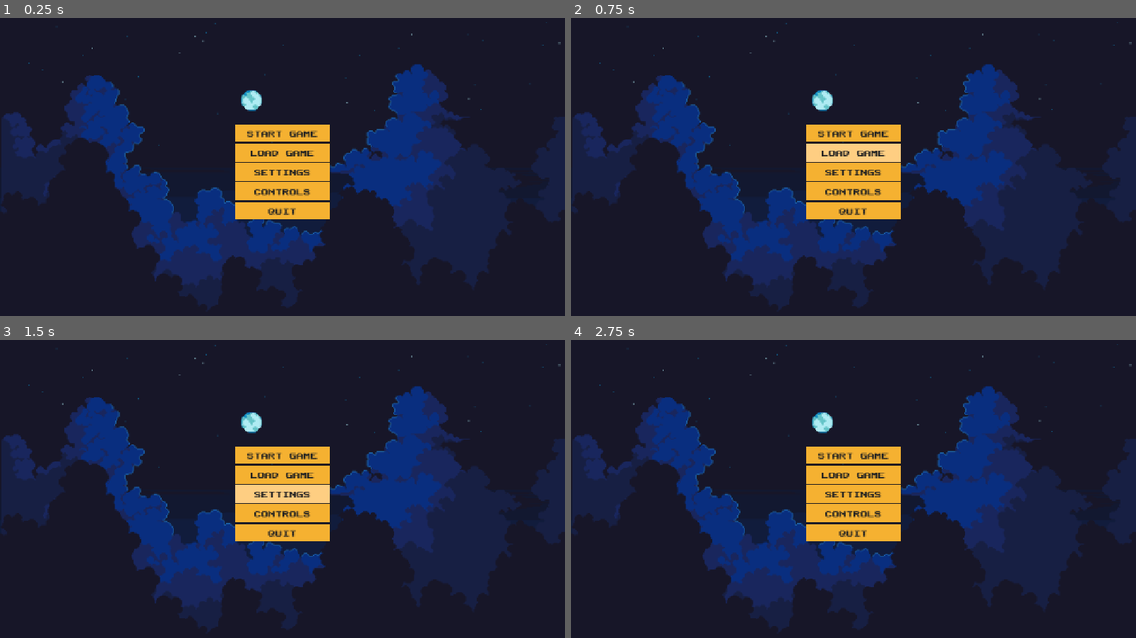
Above: before the commit, frames 1-4 (two rows, left to right).
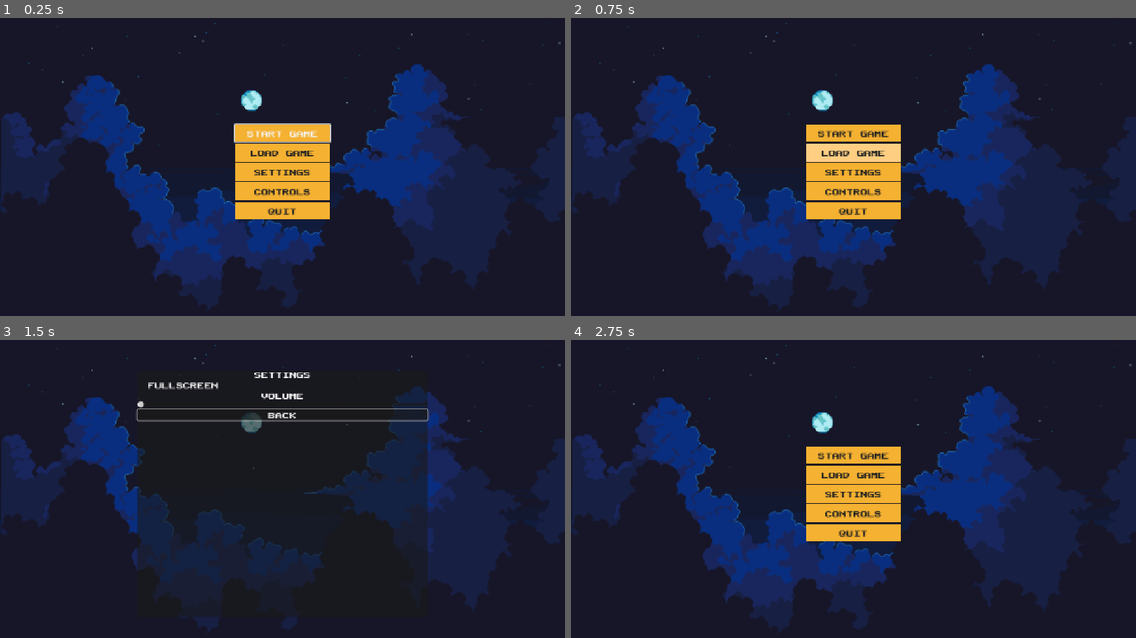
Above: after the commit, the same moments.

Repository: fabiolrodriguez/indie-game-starter-kit
Game: Godot game, scene res://scenes/main_menu/main_menu.tscn
Same seed, same stepped clock (60 frames per second), same inputs: the game is played once before the commit and once after it.
Inputs (mouse positions are in pixels of both pictures, inside the frame that each line leads up to):
- Up to frame 1 (0.25 s): no input
- Up to frame 2 (0.75 s): click "LOAD GAME" at 0.5 s
- Up to frame 3 (1.5 s): click "SETTINGS" at 1.25 s
- Up to frame 4 (2.75 s): click (853, 414) at 2 s, where only the run after the commit has a clickable "BACK"

The runs differ from the first frame. In frame 1, 0.4% of the frame differs, in the area x 41-59%, y 35-42%; in frame 2, nothing differs; in frame 3, 19%, in the area x 24-76%, y 10-93%; in frame 4, nothing differs.

Commit message:
working on settings panel

Diff:
--- a/scenes/main_menu/main_menu.tscn
+++ b/scenes/main_menu/main_menu.tscn
@@ -49,7 +49,7 @@
 
 [node name="menu" type="CanvasLayer" parent="." unique_id=1566337340]
 
-[node name="PanelContainer" type="PanelContainer" parent="menu" unique_id=777813401]
+[node name="MainPanel" type="PanelContainer" parent="menu" unique_id=777813401]
 anchors_preset = 8
 anchor_left = 0.5
 anchor_top = 0.5
@@ -62,13 +62,13 @@
 grow_horizontal = 2
 grow_vertical = 2
 
-[node name="MarginContainer" type="MarginContainer" parent="menu/PanelContainer" unique_id=1613353522]
+[node name="MarginContainer" type="MarginContainer" parent="menu/MainPanel" unique_id=1613353522]
 layout_mode = 2
 
-[node name="VBoxContainer" type="VBoxContainer" parent="menu/PanelContainer/MarginContainer" unique_id=1245424222]
+[node name="VBoxContainer" type="VBoxContainer" parent="menu/MainPanel/MarginContainer" unique_id=1245424222]
 layout_mode = 2
 
-[node name="start" type="Button" parent="menu/PanelContainer/MarginContainer/VBoxContainer" unique_id=862426001]
+[node name="start" type="Button" parent="menu/MainPanel/MarginContainer/VBoxContainer" unique_id=862426001]
 custom_minimum_size = Vector2(0, 40)
 layout_mode = 2
 theme_override_colors/font_color = Color(0.13333334, 0.13333334, 0.13333334, 1)
@@ -79,7 +79,7 @@
 theme_override_styles/hover = SubResource("StyleBoxFlat_0ebjn")
 text = "START GAME"
 
-[node name="load" type="Button" parent="menu/PanelContainer/MarginContainer/VBoxContainer" unique_id=1397168083]
+[node name="load" type="Button" parent="menu/MainPanel/MarginContainer/VBoxContainer" unique_id=1397168083]
 custom_minimum_size = Vector2(0, 40)
 layout_mode = 2
 theme_override_colors/font_color = Color(0.13333334, 0.13333334, 0.13333334, 1)
@@ -90,7 +90,7 @@
 theme_override_styles/hover = SubResource("StyleBoxFlat_0ebjn")
 text = "LOAD GAME"
 
-[node name="settings" type="Button" parent="menu/PanelContainer/MarginContainer/VBoxContainer" unique_id=1908399796]
+[node name="settings" type="Button" parent="menu/MainPanel/MarginContainer/VBoxContainer" unique_id=1908399796]
 custom_minimum_size = Vector2(0, 40)
 layout_mode = 2
 theme_override_colors/font_color = Color(0.13333334, 0.13333334, 0.13333334, 1)
@@ -101,7 +101,7 @@
 theme_override_styles/hover = SubResource("StyleBoxFlat_0ebjn")
 text = "SETTINGS"
 
-[node name="controls" type="Button" parent="menu/PanelContainer/MarginContainer/VBoxContainer" unique_id=547700511]
+[node name="controls" type="Button" parent="menu/MainPanel/MarginContainer/VBoxContainer" unique_id=547700511]
 custom_minimum_size = Vector2(0, 40)
 layout_mode = 2
 theme_override_colors/font_color = Color(0.13333334, 0.13333334, 0.13333334, 1)
@@ -112,7 +112,7 @@
 theme_override_styles/hover = SubResource("StyleBoxFlat_0ebjn")
 text = "CONTROLS"
 
-[node name="quit" type="Button" parent="menu/PanelContainer/MarginContainer/VBoxContainer" unique_id=376921350]
+[node name="quit" type="Button" parent="menu/MainPanel/MarginContainer/VBoxContainer" unique_id=376921350]
 custom_minimum_size = Vector2(0, 40)
 layout_mode = 2
 theme_override_colors/font_color = Color(0.13333334, 0.13333334, 0.13333334, 1)
@@ -123,21 +123,65 @@
 theme_override_styles/hover = SubResource("StyleBoxFlat_0ebjn")
 text = "QUIT"
 
+[node name="SettingsPanel" type="PanelContainer" parent="menu" unique_id=514522889]
+anchors_preset = 8
+anchor_left = 0.5
+anchor_top = 0.5
+anchor_right = 0.5
+anchor_bottom = 0.5
+offset_left = -329.0
+offset_top = -279.0
+offset_right = 329.0
+offset_bottom = 279.0
+grow_horizontal = 2
+grow_vertical = 2
+
+[node name="VBoxContainer" type="VBoxContainer" parent="menu/SettingsPanel" unique_id=454220222]
+layout_mode = 2
+
+[node name="TitleLabel" type="Label" parent="menu/SettingsPanel/VBoxContainer" unique_id=721553055]
+layout_mode = 2
+theme_override_fonts/font = ExtResource("1_fsom3")
+text = "SETTINGS	"
+horizontal_alignment = 1
+
+[node name="FullscreenCheckbox" type="CheckBox" parent="menu/SettingsPanel/VBoxContainer" unique_id=1784173247]
+layout_mode = 2
+theme_override_fonts/font = ExtResource("1_fsom3")
+text = "FULLSCREEN"
+
+[node name="VolumeLabel" type="Label" parent="menu/SettingsPanel/VBoxContainer" unique_id=1561229315]
+layout_mode = 2
+theme_override_fonts/font = ExtResource("1_fsom3")
+text = "VOLUME"
+horizontal_alignment = 1
+
+[node name="VolumeSlider" type="HSlider" parent="menu/SettingsPanel/VBoxContainer" unique_id=2069249067]
+layout_mode = 2
+
+[node name="BackButton" type="Button" parent="menu/SettingsPanel/VBoxContainer" unique_id=1609633977]
+layout_mode = 2
+theme_override_fonts/font = ExtResource("1_fsom3")
+text = "BACK"
+
 [node name="AudioManager" type="Node" parent="." unique_id=501132004]
 script = ExtResource("6_3ovsr")
 
-[connection signal="focus_entered" from="menu/PanelContainer/MarginContainer/VBoxContainer/start" to="." method="_on_start_focus_entered"]
-[connection signal="mouse_entered" from="menu/PanelContainer/MarginContainer/VBoxContainer/start" to="." method="_on_start_mouse_entered"]
-[connection signal="pressed" from="menu/PanelContainer/MarginContainer/VBoxContainer/start" to="." method="_on_start_pressed"]
-[connection signal="focus_entered" from="menu/PanelContainer/MarginContainer/VBoxContainer/load" to="." method="_on_load_focus_entered"]
-[connection signal="mouse_entered" from="menu/PanelContainer/MarginContainer/VBoxContainer/load" to="." method="_on_load_mouse_entered"]
-[connection signal="pressed" from="menu/PanelContainer/MarginContainer/VBoxContainer/load" to="." method="_on_load_pressed"]
-[connection signal="focus_entered" from="menu/PanelContainer/MarginContainer/VBoxContainer/settings" to="." method="_on_settings_focus_entered"]
-[connection signal="mouse_entered" from="menu/PanelContainer/MarginContainer/VBoxContainer/settings" to="." method="_on_settings_mouse_entered"]
-[connection signal="pressed" from="menu/PanelContainer/MarginContainer/VBoxContainer/settings" to="." method="_on_settings_pressed"]
-[connection signal="focus_entered" from="menu/PanelContainer/MarginContainer/VBoxContainer/controls" to="." method="_on_controls_focus_entered"]
-[connection signal="mouse_entered" from="menu/PanelContainer/MarginContainer/VBoxContainer/controls" to="." method="_on_controls_mouse_entered"]
-[connection signal="pressed" from="menu/PanelContainer/MarginContainer/VBoxContainer/controls" to="." method="_on_controls_pressed"]
-[connection signal="focus_entered" from="menu/PanelContainer/MarginContainer/VBoxContainer/quit" to="." method="_on_quit_focus_entered"]
-[connection signal="mouse_entered" from="menu/PanelContainer/MarginContainer/VBoxContainer/quit" to="." method="_on_quit_mouse_entered"]
-[connection signal="pressed" from="menu/PanelContainer/MarginContainer/VBoxContainer/quit" to="." method="_on_quit_pressed"]
+[connection signal="focus_entered" from="menu/MainPanel/MarginContainer/VBoxContainer/start" to="." method="_on_start_focus_entered"]
+[connection signal="mouse_entered" from="menu/MainPanel/MarginContainer/VBoxContainer/start" to="." method="_on_start_mouse_entered"]
+[connection signal="pressed" from="menu/MainPanel/MarginContainer/VBoxContainer/start" to="." method="_on_start_pressed"]
+[connection signal="focus_entered" from="menu/MainPanel/MarginContainer/VBoxContainer/load" to="." method="_on_load_focus_entered"]
+[connection signal="mouse_entered" from="menu/MainPanel/MarginContainer/VBoxContainer/load" to="." method="_on_load_mouse_entered"]
+[connection signal="pressed" from="menu/MainPanel/MarginContainer/VBoxContainer/load" to="." method="_on_load_pressed"]
+[connection signal="focus_entered" from="menu/MainPanel/MarginContainer/VBoxContainer/settings" to="." method="_on_settings_focus_entered"]
+[connection signal="mouse_entered" from="menu/MainPanel/MarginContainer/VBoxContainer/settings" to="." method="_on_settings_mouse_entered"]
+[connection signal="pressed" from="menu/MainPanel/MarginContainer/VBoxContainer/settings" to="." method="_on_settings_pressed"]
+[connection signal="focus_entered" from="menu/MainPanel/MarginContainer/VBoxContainer/controls" to="." method="_on_controls_focus_entered"]
+[connection signal="mouse_entered" from="menu/MainPanel/MarginContainer/VBoxContainer/controls" to="." method="_on_controls_mouse_entered"]
+[connection signal="pressed" from="menu/MainPanel/MarginContainer/VBoxContainer/controls" to="." method="_on_controls_pressed"]
+[connection signal="focus_entered" from="menu/MainPanel/MarginContainer/VBoxContainer/quit" to="." method="_on_quit_focus_entered"]
+[connection signal="mouse_entered" from="menu/MainPanel/MarginContainer/VBoxContainer/quit" to="." method="_on_quit_mouse_entered"]
+[connection signal="pressed" from="menu/MainPanel/MarginContainer/VBoxContainer/quit" to="." method="_on_quit_pressed"]
+[connection signal="focus_entered" from="menu/SettingsPanel/VBoxContainer/BackButton" to="." method="_on_back_button_focus_entered"]
+[connection signal="mouse_entered" from="menu/SettingsPanel/VBoxContainer/BackButton" to="." method="_on_back_button_mouse_entered"]
+[connection signal="pressed" from="menu/SettingsPanel/VBoxContainer/BackButton" to="." method="_on_back_button_pressed"]
--- a/scripts/main_menu.gd
+++ b/scripts/main_menu.gd
@@ -1,10 +1,14 @@
 extends Node2D
 
+@onready var menu_panel = $menu/MainPanel
+@onready var settings_panel = $menu/SettingsPanel
+@onready var start_button = $menu/MainPanel/MarginContainer/VBoxContainer/start
+@onready var back_button = $menu/SettingsPanel/VBoxContainer/BackButton
 
 # Called when the node enters the scene tree for the first time.
 func _ready() -> void:
-	pass # Replace with function body.
-
+	settings_panel.visible = false
+	start_button.grab_focus()
 
 # Called every frame. 'delta' is the elapsed time since the previous frame.
 func _process(delta: float) -> void:
@@ -28,6 +32,9 @@
 
 func _on_settings_pressed() -> void:
 	AudioManager.play_click()
+	menu_panel.visible = false
+	settings_panel.visible = true
+	back_button.grab_focus()
 func _on_settings_focus_entered() -> void:
 	AudioManager.play_hover()
 func _on_settings_mouse_entered() -> void:
@@ -47,3 +54,12 @@
 	AudioManager.play_hover()
 func _on_quit_mouse_entered() -> void:
 	AudioManager.play_hover()
+
+func _on_back_button_pressed() -> void:
+	AudioManager.play_click()
+	settings_panel.visible=false
+	menu_panel.visible=true
+func _on_back_button_focus_entered() -> void:
+	AudioManager.play_hover()
+func _on_back_button_mouse_entered() -> void:
+	AudioManager.play_hover()
